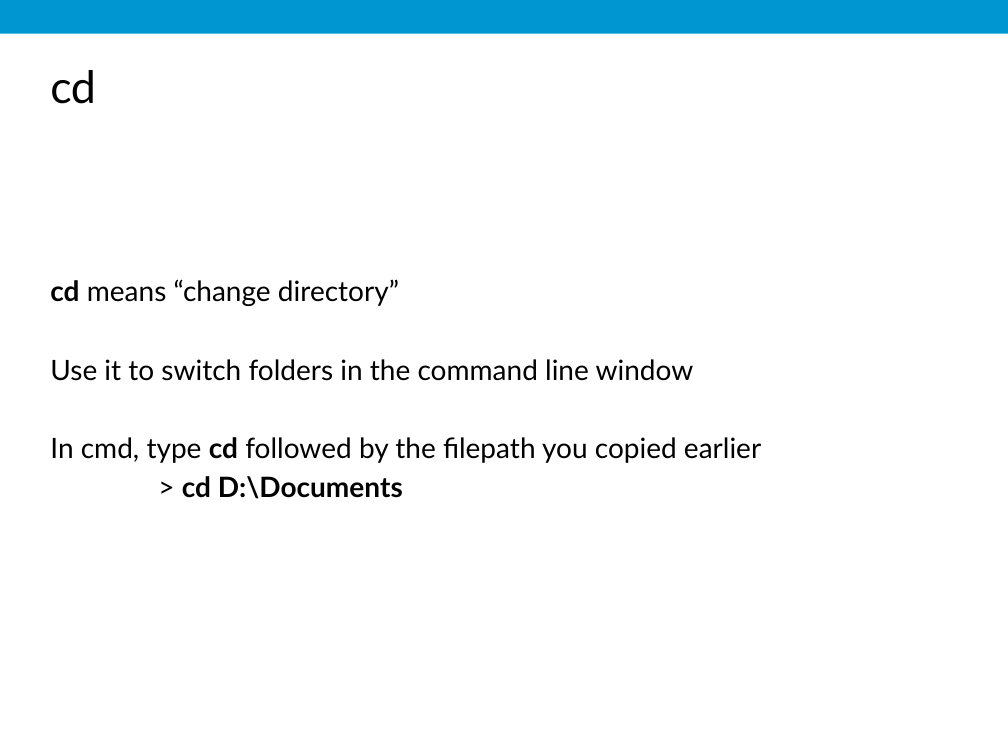
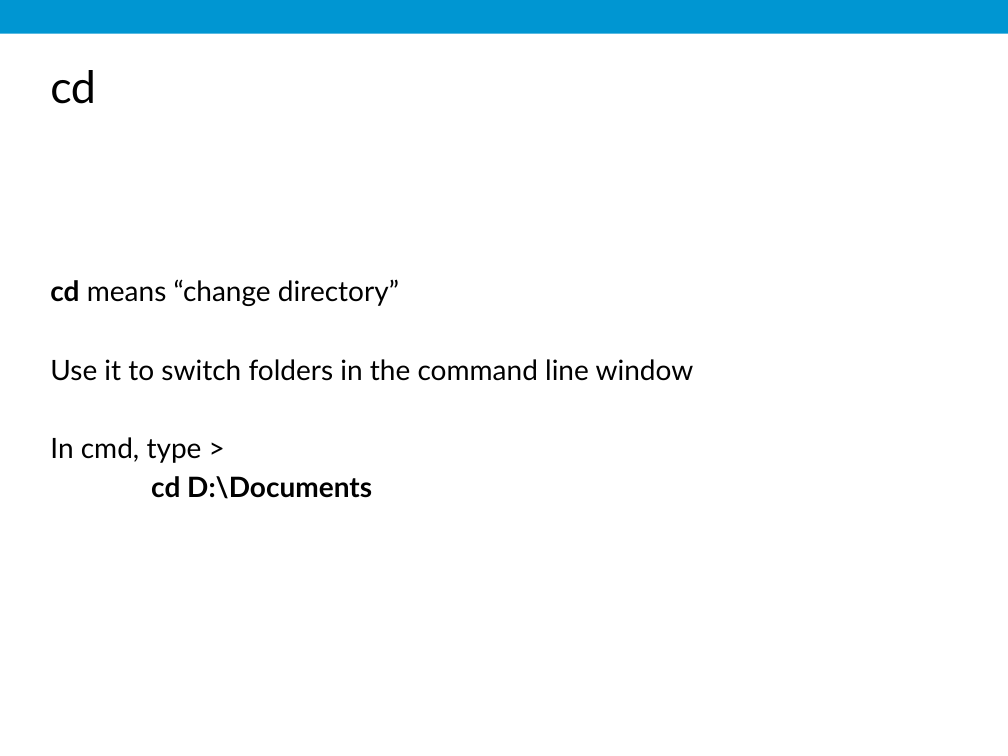
Before and after one commit to UI-Research/GitHub-Training-External, a slide deck: slide 20 of Intro.pptx. Drawn at 1008x756 pixels with LibreOffice and Linux fonts; fonts in the diff are those of the drawing; background and template pictures are left out. Boxes give left, top, right and bottom in pixels: in the first picture for what was removed or moved away, otherwise in the second. Text is boxed around its words. In the diff, an @@ line names an element or a change of style, - is before the commit and + after.

```diff
--- a/Intro.pptx
+++ b/Intro.pptx
@@ text at box(50, 437, 372, 499): text changed; bold on @@
-In cmd, type cd followed by the filepath you copied earlier
-> cd D:\Documents
+In cmd, type >
+cd D:\Documents
```
Also in this commit, not shown: 5 other slides changed, 14 slides added.
